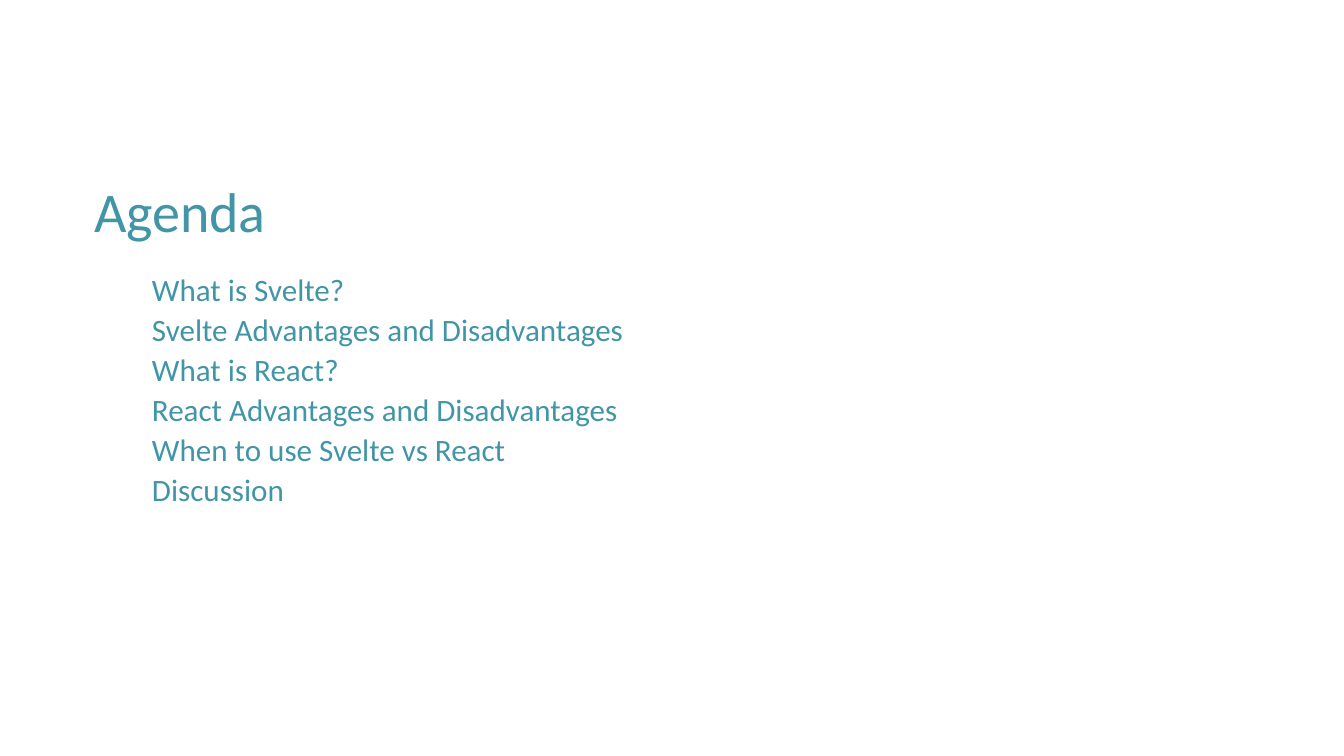
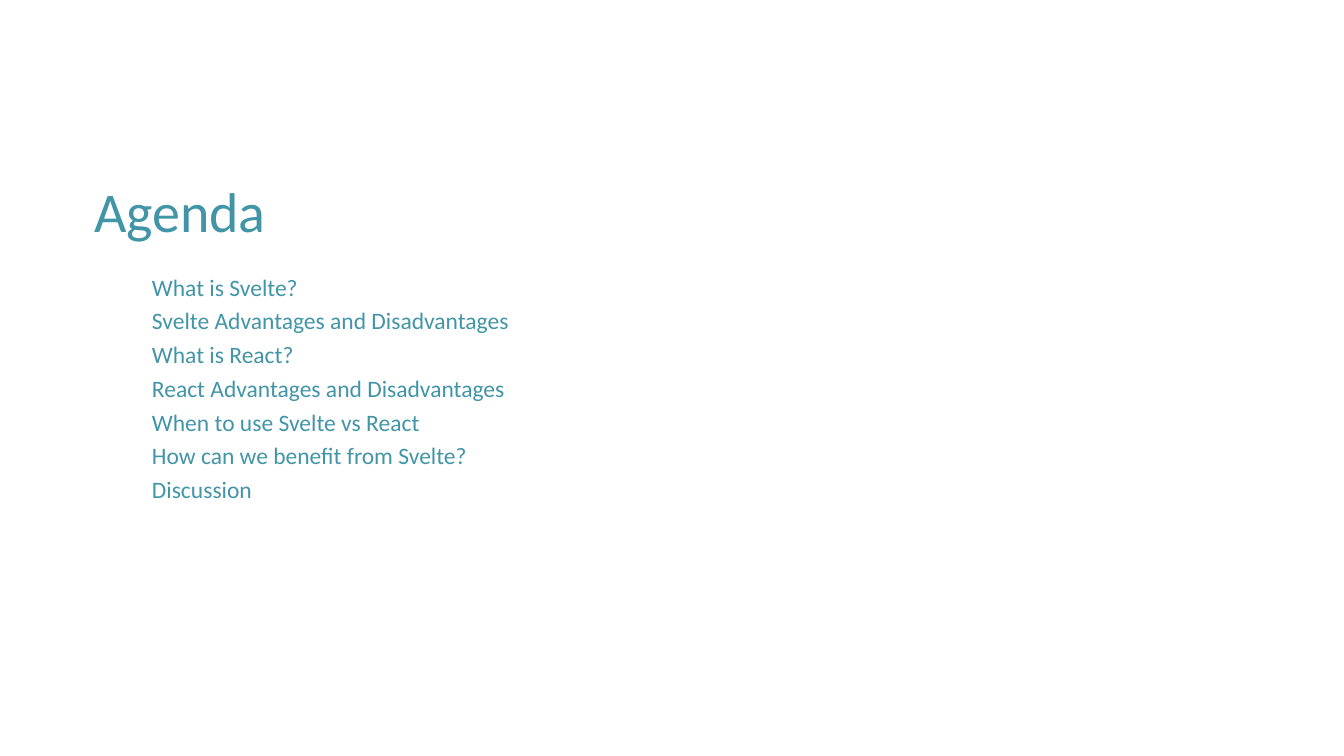
Before and after one commit to hunghpham/MVP-Application-Sensor-Telemetry-System, a slide deck: slide 2 of Power Point Slides/Svelte vs React.pptx. Drawn at 1344x756 pixels with LibreOffice and Linux fonts; fonts in the diff are those of the drawing; background and template pictures are left out. Boxes give left, top, right and bottom in pixels: in the first picture for what was removed or moved away, otherwise in the second. Text is boxed around its words. In the diff, an @@ line names an element or a change of style, - is before the commit and + after.

Commit message:
-Add updated and completed all power point slides for each technology used in the MVP project discussing their tradeoffs and benefit for us -Move sensor_simulator program into docker so everything runs at once when building docker compose, no need to run it after anymore -Update README.md file to have proper markdowns

```diff
--- a/Power Point Slides/Svelte vs React.pptx
+++ b/Power Point Slides/Svelte vs React.pptx
@@ text at [152,279,508,498]: size 22.2 to 16.8 pt in "What is Svelte?", "Svelte Advantages and Disadvantages", "What is React?", "React Advantages and Disadvantages" and 2 more places @@
@@ text at [152,447,466,464]: paragraph added @@
+How can we benefit from Svelte?
```
Also in this commit, not shown: 1 slide added, 19 other files.
